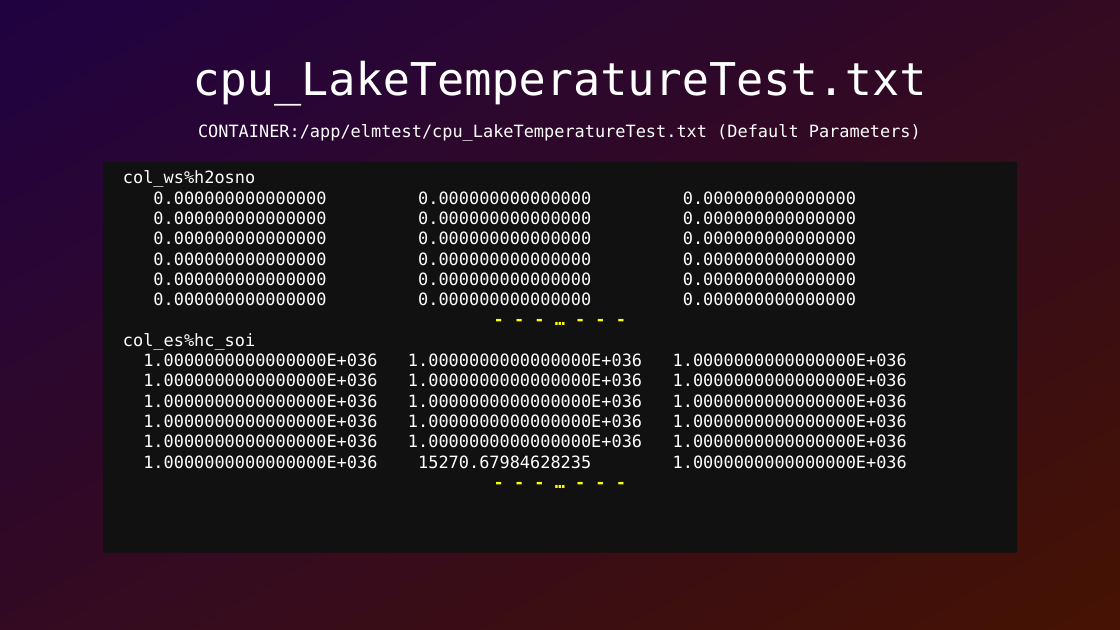
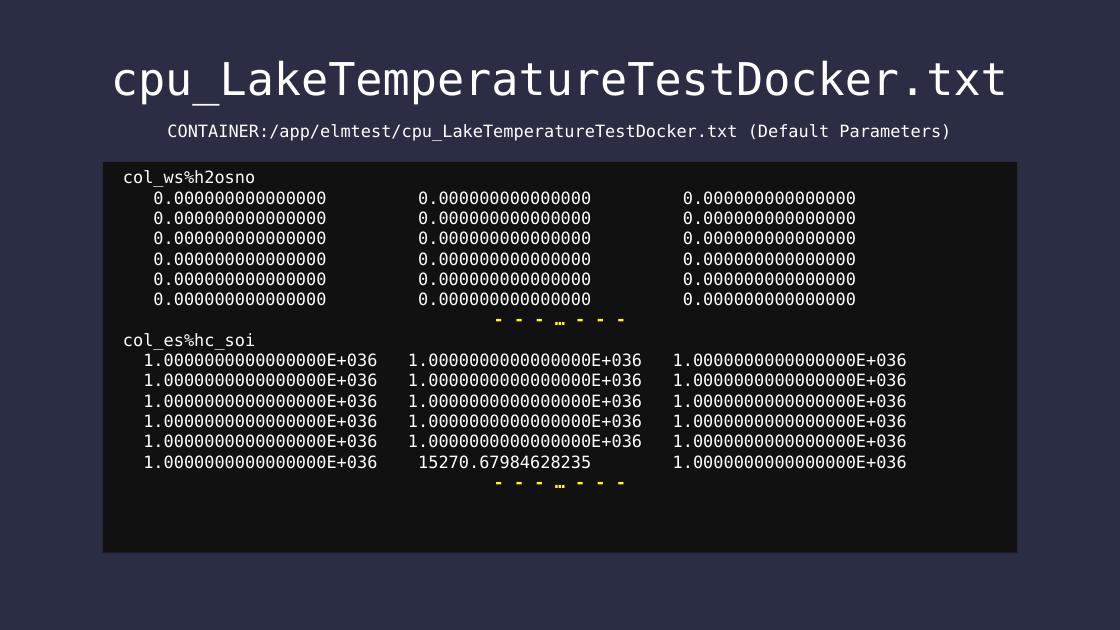
Before and after one commit to SamAllen06/lake_temp_work, a slide deck: slide 6 of documentation/lake_temperature.odp. Drawn at 1120x630 pixels with LibreOffice and Linux fonts; fonts in the diff are those of the drawing. Boxes give left, top, right and bottom in pixels: in the first picture for what was removed or moved away, otherwise in the second. Text is boxed around its words. In the diff, an @@ line names an element or a change of style, - is before the commit and + after.

```diff
--- a/documentation/lake_temperature.odp
+++ b/documentation/lake_temperature.odp
@@ background gradient #210241 to #451203 to #2A2D43 @@
@@ title at (111, 60, 1008, 106): text changed @@
-cpu_LakeTemperatureTest.txt
+cpu_LakeTemperatureTestDocker.txt
@@ text at (167, 124, 951, 141): text changed @@
-CONTAINER:/app/elmtest/cpu_LakeTemperatureTest.txt (Default Parameters)
+CONTAINER:/app/elmtest/cpu_LakeTemperatureTestDocker.txt (Default Parameters)
```
Also in this commit, not shown: 11 other slides changed, 12 slides added, 6 slides removed, 1 other file.
